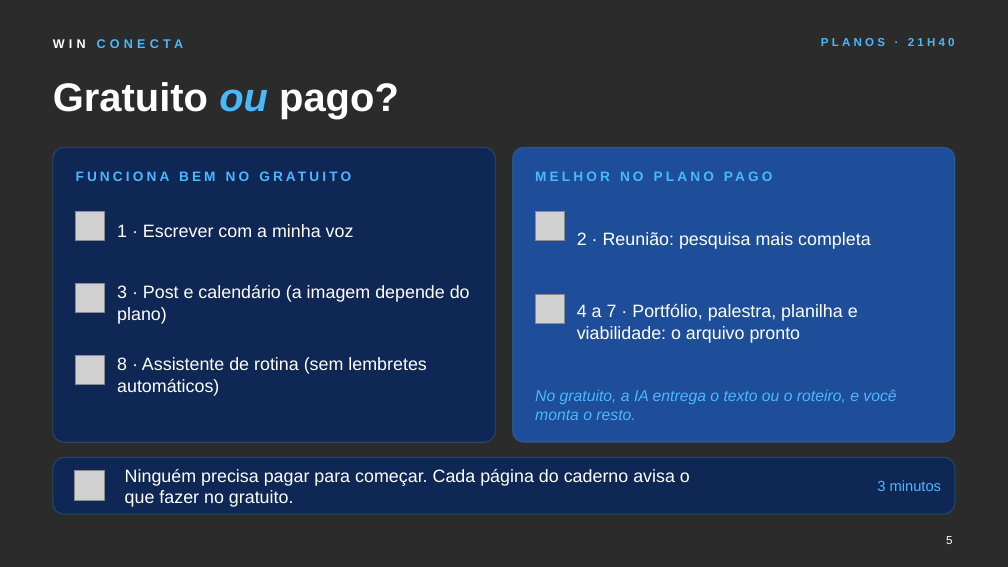
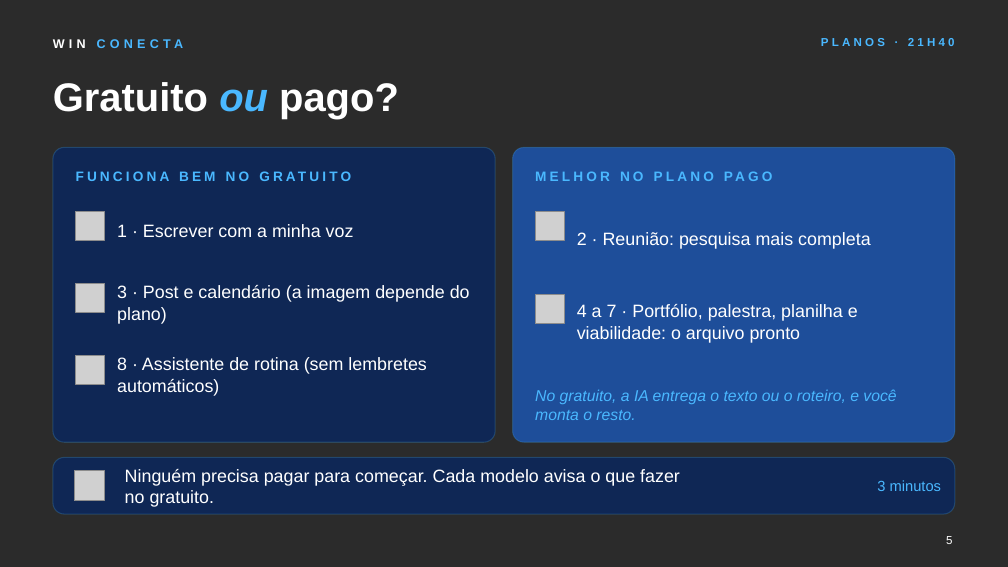
Before and after one commit to acatauassu/conecta, a slide deck: slide 5 of M9 - Connect Pack e fechamento/M9-slides.pptx. Drawn at 1008x567 pixels with LibreOffice and Linux fonts; fonts in the diff are those of the drawing; grey boxes stand for pictures; background and template pictures are left out; a plain dark background stands for a picture behind light text. Boxes give left, top, right and bottom in pixels: in the first picture for what was removed or moved away, otherwise in the second. Text is boxed around its words. In the diff, an @@ line names an element or a change of style, - is before the commit and + after.

```diff
--- a/M9 - Connect Pack e fechamento/M9-slides.pptx
+++ b/M9 - Connect Pack e fechamento/M9-slides.pptx
@@ text at (125, 469, 680, 507): text changed @@
-Ninguém precisa pagar para começar. Cada página do caderno avisa o que fazer no gratuito.
+Ninguém precisa pagar para começar. Cada modelo avisa o que fazer no gratuito.
```
Also in this commit, not shown: 4 other slides changed, 8 other files.
